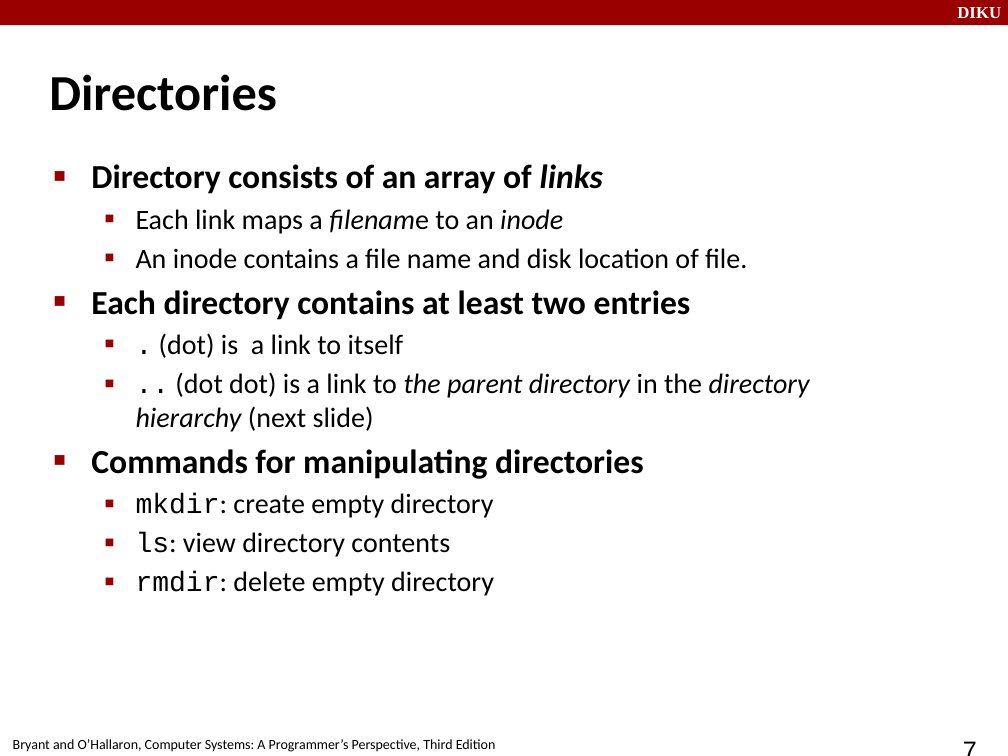
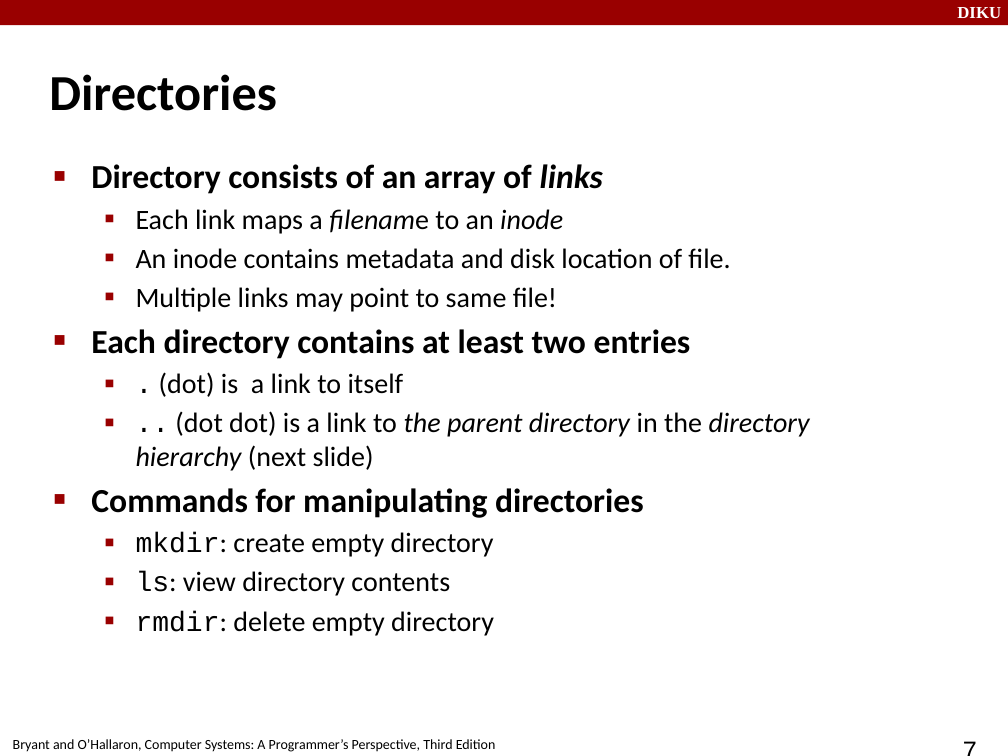
Before and after one commit to FnanB/compSys-e2018-pub, a slide deck: slide 7 of material/181121_system_io/181121.odp. Drawn at 1008x756 pixels with LibreOffice and Linux fonts; fonts in the diff are those of the drawing. Boxes give left, top, right and bottom in pixels: in the first picture for what was removed or moved away, otherwise in the second. Text is boxed around its words. In the diff, an @@ line names an element or a change of style, - is before the commit and + after.

```diff
--- a/material/181121_system_io/181121.odp
+++ b/material/181121_system_io/181121.odp
@@ text at [136, 248, 730, 312]: text changed @@
-  ▪ An inode contains a file name and disk location of file.
+  ▪ An inode contains metadata and disk location of file.
+  ▪ Multiple links may point to same file!
```
Also in this commit, not shown: 2 other slides changed, 1 other file.
